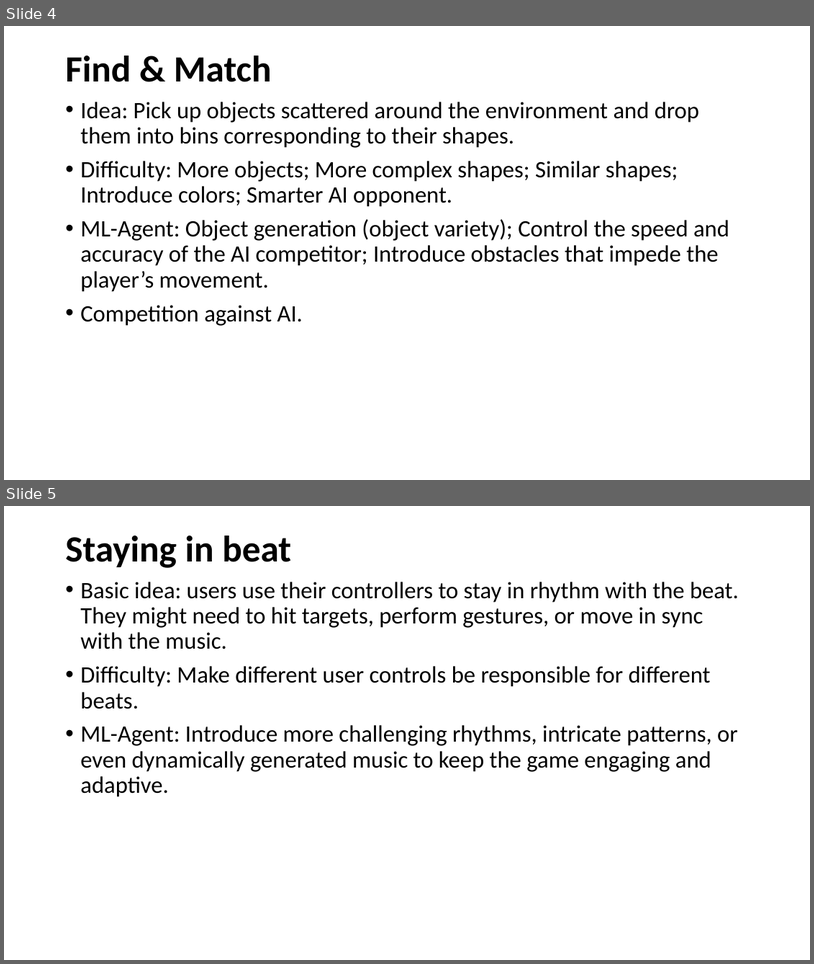
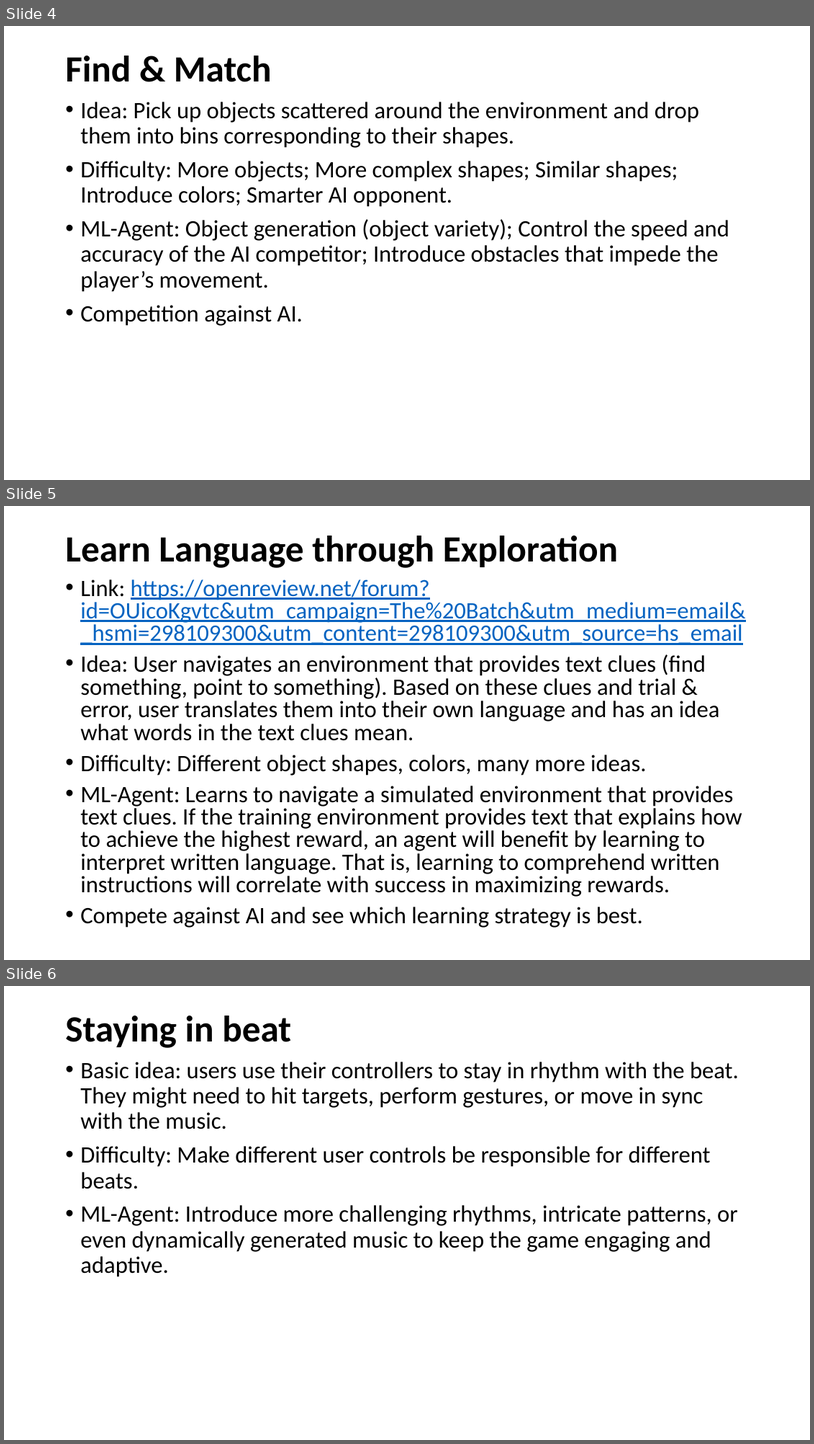
Before and after one commit to ztsv-av/xr_ml, a slide deck: vr_ideas.pptx. Shown one above the other, each under a label of ours: slides 4 and 5 before the commit, slides 4, 5 and 6 after it. The pictures are 814x964 and 814x1444 pixels, drawn with LibreOffice and Linux fonts; fonts in the diff are those of the drawing. Boxes give left, top, right and bottom in pixels: in the first picture for what was removed or moved away, otherwise in the second. Text is boxed around its words. In the diff, an @@ line names an element or a change of style, - is before the commit and + after.

Commit message:
upd

```diff
--- a/vr_ideas.pptx
+++ b/vr_ideas.pptx
@@ slide 5 added at (x1=4, y1=506, x2=810, y2=960), background #FFFFFF @@
@@ title added at (x1=65, y1=536, x2=618, y2=568), 44 pt, text #000000, bold @@
+Learn Language through Exploration
@@ text added at (x1=80, y1=579, x2=746, y2=927), 28 pt, text #000000 @@
+• Link: https://openreview.net/forum?id=OUicoKgvtc&utm_campaign=The%20Batch&utm_medium=email&_hsmi=298109300&utm_content=298109300&utm_source=hs_email
+• Idea: User navigates an environment that provides text clues (find something, point to something). Based on these clues and trial & error, user translates them into their own language and has an idea what words in the text clues mean.
+• Difficulty: Different object shapes, colors, many more ideas.
+• ML-Agent: Learns to navigate a simulated environment that provides text clues. If the training environment provides text that explains how to achieve the highest reward, an agent will benefit by learning to interpret written language. That is, learning to comprehend written instructions will correlate with success in maximizing rewards.
+• Compete against AI and see which learning strategy is best.
@@ what was slide 5 is now slide 6 @@
```
